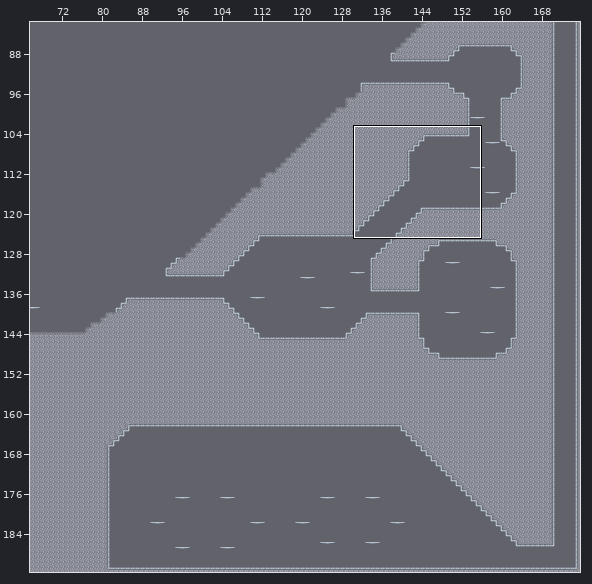
Tiled map (JSON): frontend/src/game/assets/Maps/Vesta.json. The picture above shows the old version from afar; the outline marks the close-up.
Close-up. Old version:
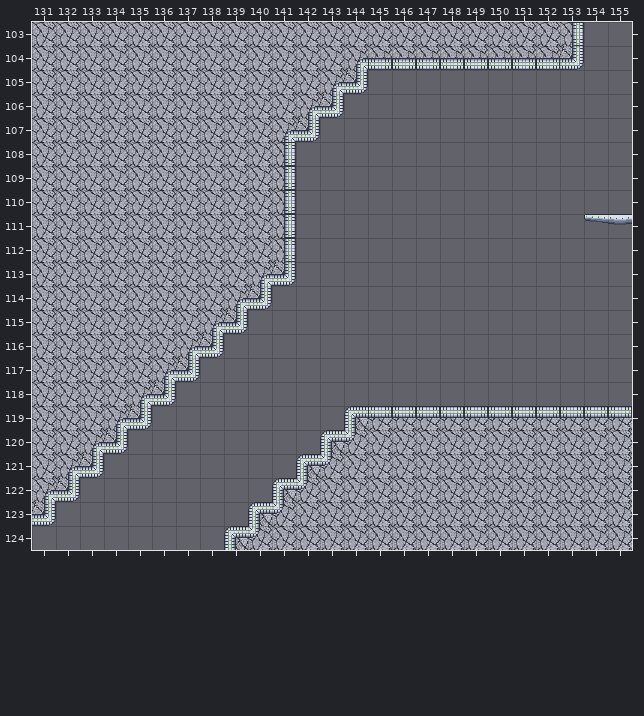
Cells are 32x32 px. Shown: x 131..155, y 103..124. The commit also changed other parts of the map, which this record leaves out.
After the commit:
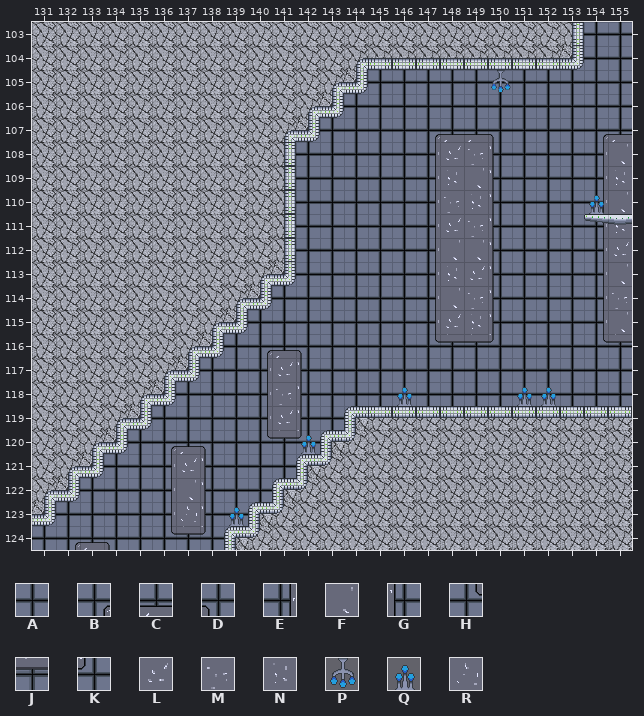
Key: from "Wall_Tiles": A 0, B 20, C 21, D 22, E 30, F 31, G 32, H 40, J 41, K 42, L 61, M 62, N 63, P 67, Q 69, R 71.
_ is an empty cell, . an unchanged one.
Tiles of an added or newly shown layer are drawn over the layers below it.
See-through tiles are keyed as they look on the map.
Changes in this commit:
--- layer "Walls" (added)
@@ x 131..155 @@
-103 .......................__
-104 ......................___
-105 .............____________
-106 ............_____________
-107 ...........______________
-108 ...........______________
-109 ...........______________
-110 ...........______________
-111 ...........______________
-112 ...........______________
-113 .........._______________
-114 .........________________
-115 ........_________________
-116 .......__________________
-117 ......___________________
-118 .....____________________
-119 ....__________...........
-120 ...__________............
-121 ..__________.............
-122 .__________..............
-123 __________...............
-124 _________................
+103 .......................AA
+104 ......................AAA
+105 .............AAAAAAAAAAAA
+106 ............AAAAAAAAAAAAA
+107 ...........AAAAABCCDAAABC
+108 ...........AAAAAELMGAAAEF
+109 ...........AAAAAENFGAAAEN
+110 ...........AAAAAEMNGAAAEF
+111 ...........AAAAAELMGAAAEN
+112 ...........AAAAAEFFGAAAEL
+113 ..........AAAAAAENLGAAAEF
+114 .........AAAAAAAEFMGAAAEM
+115 ........AAAAAAAAELNGAAAEF
+116 .......AABCDAAAAHJJKAAAHJ
+117 ......AAAELGAAAAAAAAAAAAA
+118 .....AAAAEMGAAAAAAAAAAAAA
+119 ....AAAAAELGAA...........
+120 ...AABCDAHJKA............
+121 ..AAAELGAAAA.............
+122 .AAAAEFGAAA..............
+123 AAAAAERGAA...............
+124 ABCDAHJKA................
--- layer "Lights" (added)
@@ x 150..150 @@
-105 _
+105 P
@@ x 154..154 @@
-110 _
+110 Q
@@ x 146..152 @@
-118 _....__
+118 Q....QQ
@@ x 142..142 @@
-120 _
+120 Q
@@ x 139..139 @@
-123 _
+123 Q
Changed places in both close-ups, as pixel boxes (x1, y1, x2, y2):
added: (32, 22, 632, 550)
